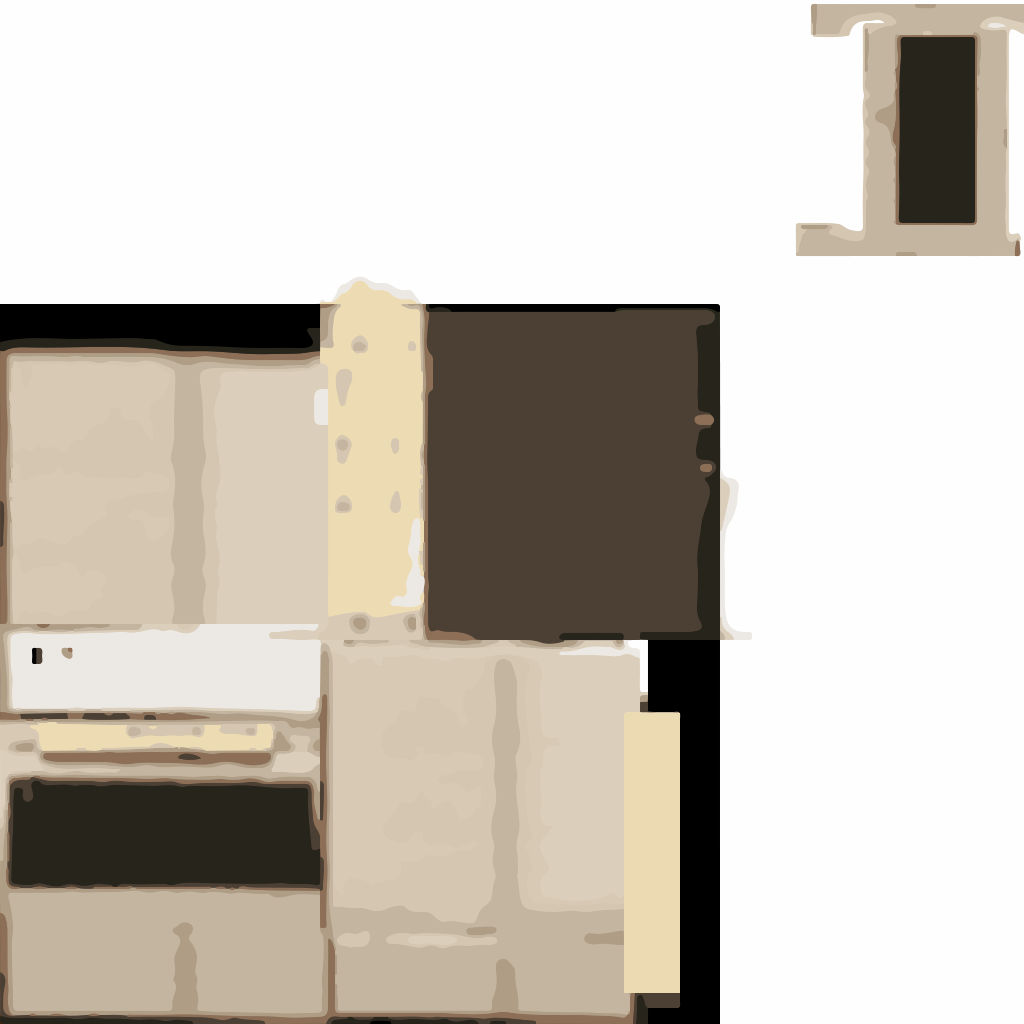
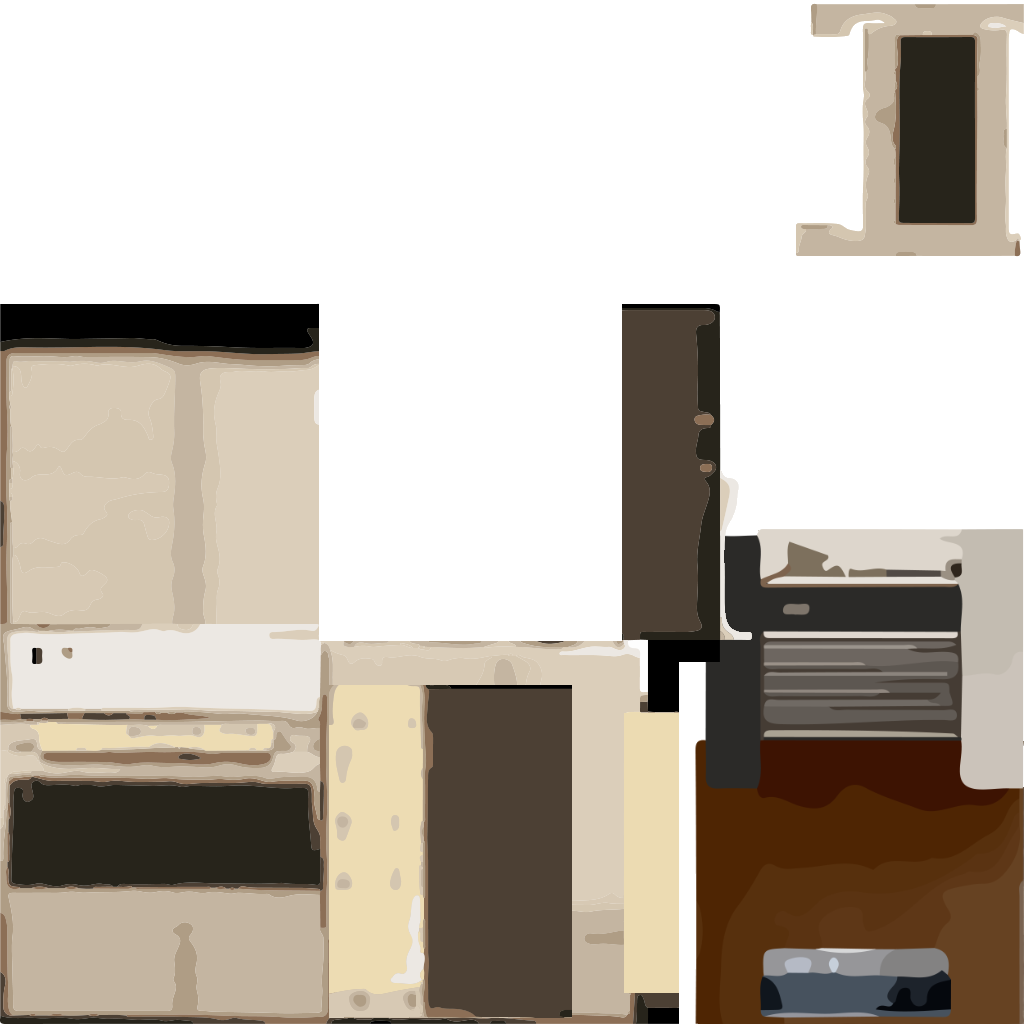
Two versions of the same layered image (w=1024, h=1024). Layer-by-layer changes:
added layer "Livello 9" above "Livello 8" over [329, 685, 572, 1018]
painted on "Livello 8" over [0, 3, 1024, 1024]
added layer "Livello 15" above "radio" over [695, 529, 1024, 1024]
added group "radio" with 6 layers above "forno" over [4, 3, 1024, 1024]
added layer "Livello 11" in group "radio" over [762, 952, 951, 1014]
added layer "Livello 14" in group "radio" over [708, 537, 758, 788]
added layer "Livello 12" in group "radio" over [698, 742, 1024, 1024]
added layer "Livello 13" in group "radio" over [964, 530, 1023, 788]
added layer "Livello 10" in group "radio" over [758, 530, 1024, 746]
moved "Livello 8 copia 2" into group "forno" over [796, 4, 1024, 256]
moved "Livello 4" into group "forno" over [32, 648, 72, 664]
moved "Livello 2" into group "forno" over [0, 624, 680, 1008]
moved "Livello 3 copia 4" into group "forno", painted on it over [655, 712, 704, 992]
moved "Livello 3 copia" into group "forno" over [626, 712, 680, 992]
moved "Livello 3 copia 3" into group "forno" over [0, 328, 328, 688]
moved "Livello 3 copia 2" into group "forno" over [320, 624, 640, 952]
moved "Livello 1 copia" into group "forno" over [320, 640, 648, 1024]
moved "Livello 5 copia" into group "forno" over [320, 276, 456, 656]
moved "Livello 3 copia 5" into group "forno" over [392, 312, 752, 640]
moved "Livello 6" into group "forno" over [0, 640, 365, 1024]
moved "Livello 0" into group "forno", painted on it over [0, 304, 720, 1024]
